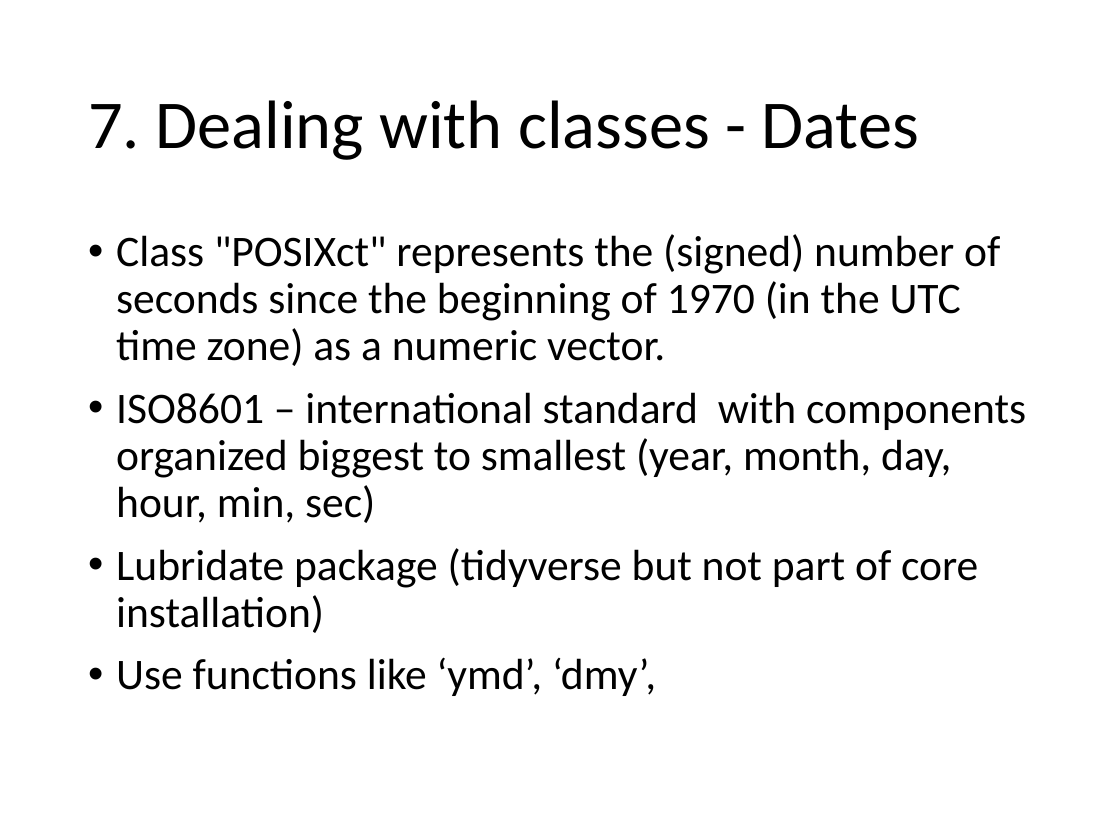
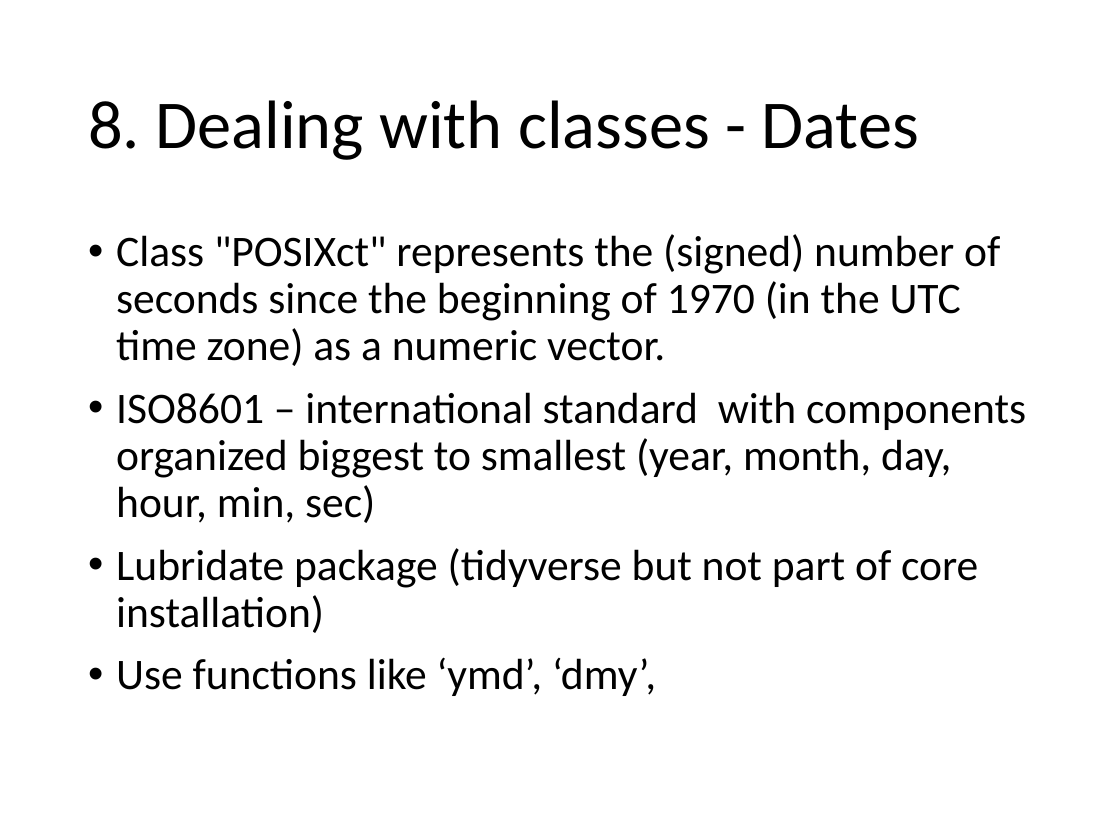
Before and after one commit to EEOB590A-Data-Science-in-R-Fall2021/CourseMaterials, a slide deck: slide 11 of 1. Intro to R/presentations/2. R-Intro_part2_2021.pptx (slide 19 before the commit). Drawn at 1120x840 pixels with LibreOffice and Linux fonts; fonts in the diff are those of the drawing. Boxes give left, top, right and bottom in pixels: in the first picture for what was removed or moved away, otherwise in the second. Text is boxed around its words. In the diff, an @@ line names an element or a change of style, - is before the commit and + after.

Commit message:
update files for class today

```diff
--- a/1. Intro to R/presentations/2. R-Intro_part2_2021.pptx
+++ b/1. Intro to R/presentations/2. R-Intro_part2_2021.pptx
@@ title at [88,100,919,160]: text changed @@
-7. Dealing with classes - Dates
+8. Dealing with classes - Dates
```
Also in this commit, not shown: 6 other slides changed, 3 slides added, 15 slides removed, 9 other files.
